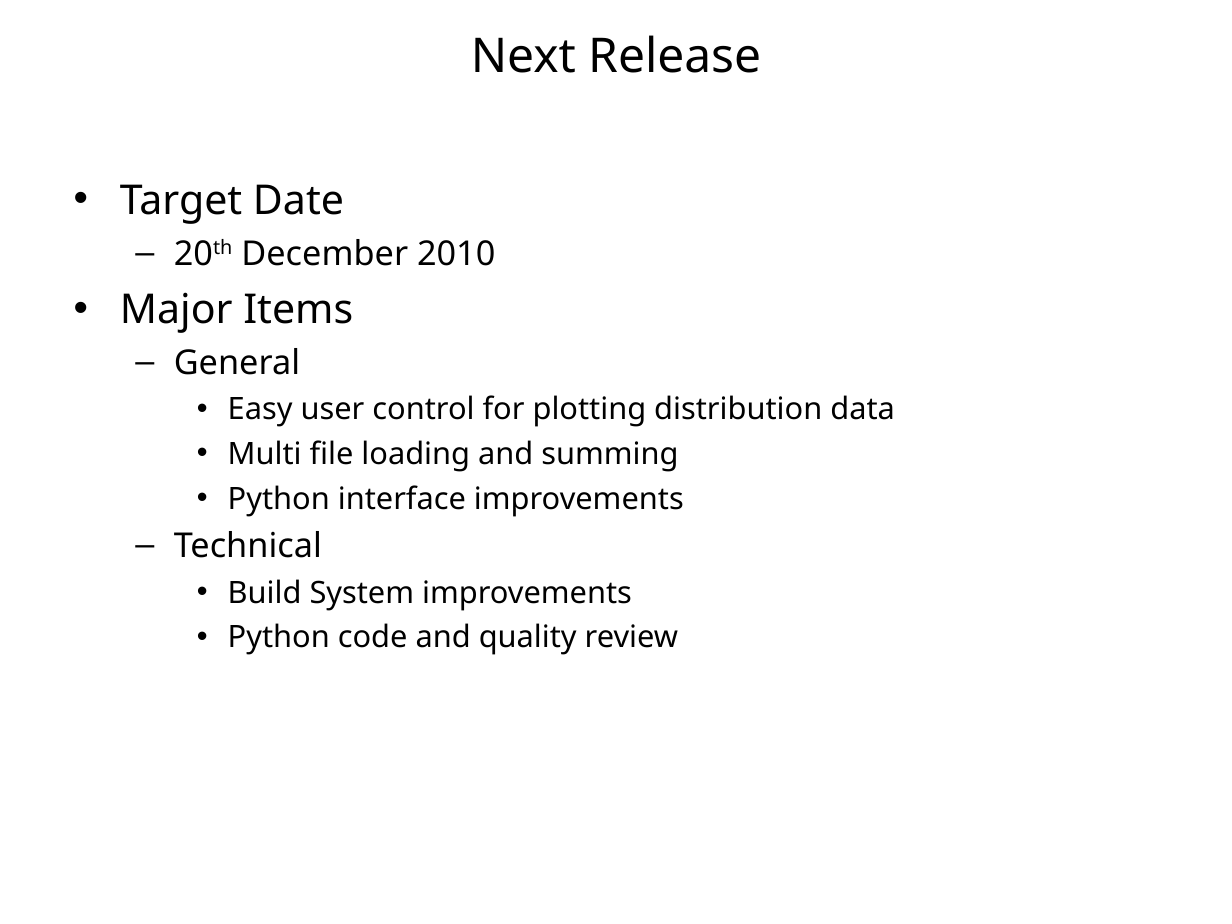
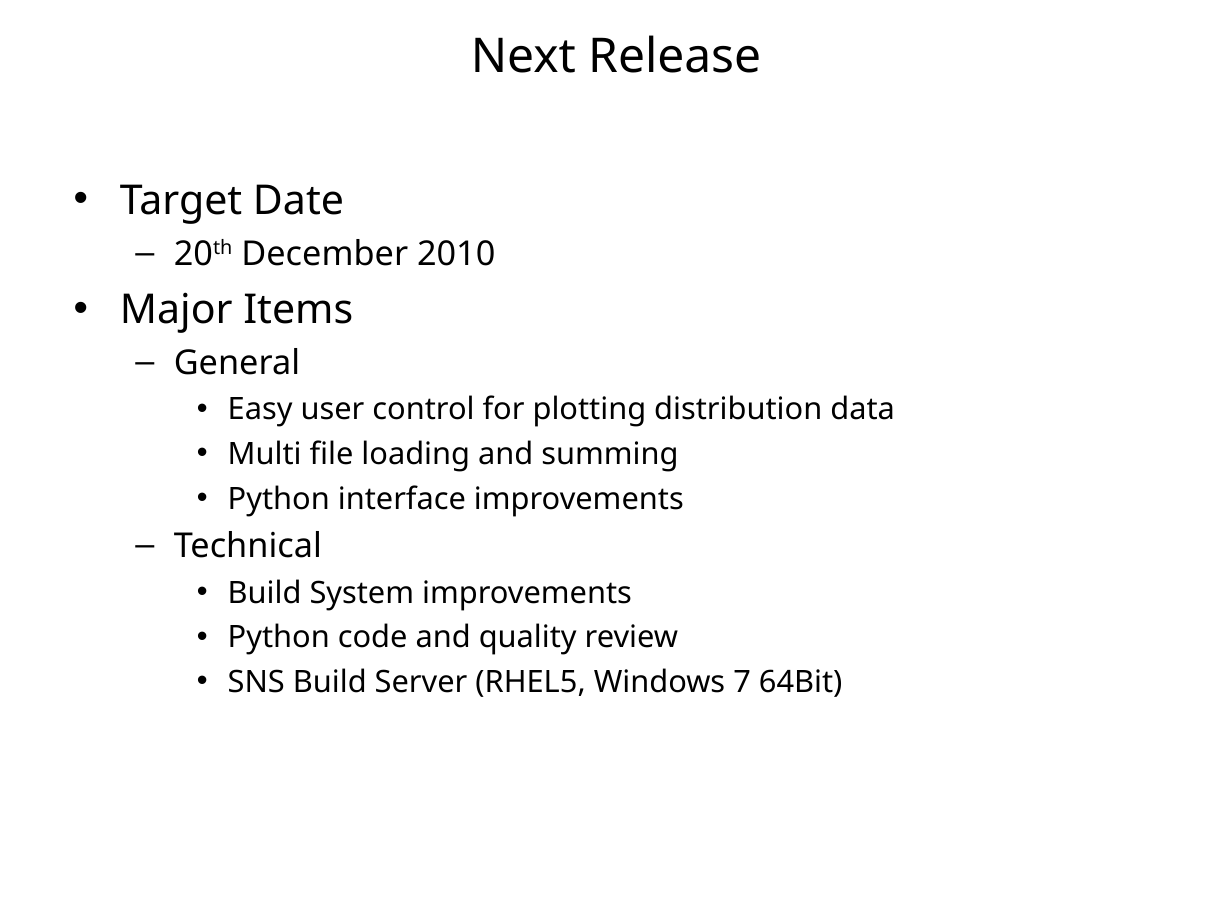
Before and after one commit to mantidproject/documents, a slide deck: slide 14 of Presentations/Scientific Steering Committee/Mantid Scientific Steering committee 10-11-2010.ppt. Drawn at 1232x924 pixels with LibreOffice and Linux fonts; fonts in the diff are those of the drawing; background and template pictures are left out. Boxes give left, top, right and bottom in pixels: in the first picture for what was removed or moved away, otherwise in the second. Text is boxed around its words. In the diff, an @@ line names an element or a change of style, - is before the commit and + after.

```diff
--- a/Presentations/Scientific Steering Committee/Mantid Scientific Steering committee 10-11-2010.ppt
+++ b/Presentations/Scientific Steering Committee/Mantid Scientific Steering committee 10-11-2010.ppt
@@ text at [228,668,843,697]: paragraph added @@
+    • SNS Build Server (RHEL5, Windows 7 64Bit)
```
Also in this commit, not shown: 3 other slides changed.
